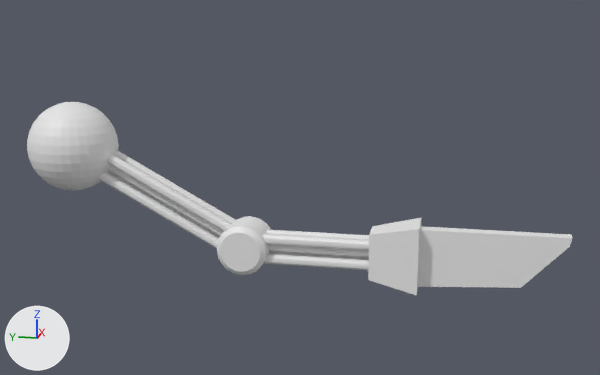
A saved change to the Blender file BlendFiles/swordArm1.blend.
One viewpoint serves both versions: a camera (50 mm lens) standing at (-18.85, -0.86, 7.73) and looking at (0.04, 2.92, 3.01). Lighting does not change. The marker at lower left points along +X, +Y and +Z.

The first picture shows 'Blade', 'Forearm', 'Forearm.001', 'Forearm.002', 'Forearm.004', 'Holder', 'Joint', 'Shoulder', 'Upperarm', 'Upperarm.001', 'Upperarm.002', 'Upperarm.003', 'Upperarm.004'.
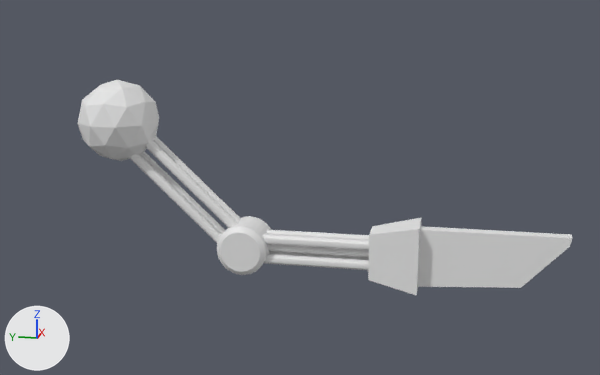
Where the change shows, as pixel boxes [x1, y1, x2, y2] in the pictures (600 x 375 px):
'Shoulder', deleted
    before: [27, 102, 119, 190]
'Icosphere', added
    after: [77, 80, 159, 161]
'Upperarm', moved, turned
    before: [107, 154, 233, 231]
    after: [145, 139, 238, 228]
'Upperarm.002', moved, turned
    before: [99, 172, 219, 248]
    after: [130, 154, 222, 243]
'Upperarm.001', moved, turned
    before: [116, 151, 237, 224]
    after: [154, 136, 242, 222]
'Upperarm.003', moved, turned
    before: [108, 172, 220, 238]
    after: [140, 151, 225, 234]
'Upperarm.004', deleted
    before: [109, 165, 224, 236]

Edits to the bpy script that builds the scene:
```text
Add me_icosphere:
    me_icosphere.from_pydata(...)  # an icosphere of 80 faces spanning x -0.95..0.95, y -1.0..1.0, z -1.0..1.0
Change ob_upperarm:
    ob_upperarm.location: (-0.2, 6.23, 2.83) -> (-0.19, 5.77, 3.22)
    ob_upperarm.rotation_euler: (-1.077, 0.0, 0.0) -> (-0.822, 0.0437, 0.0256)  # degrees (-62, 0, 0) -> degrees (-47, 2.5, 1.5)
Change ob_upperarm_001:
    ob_upperarm_001.location: (0.2, 6.23, 2.83) -> (0.21, 5.78, 3.2)
    ob_upperarm_001.rotation_euler: (-1.077, 0.0, 0.0) -> (-0.822, 0.0437, 0.0256)  # degrees (-62, 0, 0) -> degrees (-47, 2.5, 1.5)
Change ob_upperarm_002:
    ob_upperarm_002.location: (-0.2, 6.46, 2.4) -> (-0.21, 6.11, 2.86)
    ob_upperarm_002.rotation_euler: (-1.077, 0.0, 0.0) -> (-0.822, 0.0437, 0.0256)  # degrees (-62, 0, 0) -> degrees (-47, 2.5, 1.5)
Change ob_upperarm_003:
    ob_upperarm_003.location: (0.2, 6.46, 2.39) -> (0.19, 6.12, 2.84)
    ob_upperarm_003.rotation_euler: (-1.077, 0.0, 0.0) -> (-0.822, 0.0437, 0.0256)  # degrees (-62, 0, 0) -> degrees (-47, 2.5, 1.5)
Remove ob_upperarm_004:
    ob_upperarm_004 = bpy.data.objects.new('Upperarm.004', me_cylinder_010)
    ob_upperarm_004.location = (0.0, 6.33, 2.6)
    ob_upperarm_004.rotation_euler = (2.064, 0.0, 0.0)  # degrees (118, 0, 0)
    ob_upperarm_004.scale = (0.479, 0.479, 2.02)
Remove ob_shoulder:
    ob_shoulder = bpy.data.objects.new('Shoulder', me_sphere)
    ob_shoulder.location = (0.0, 8.65, 3.8)
Add ob_icosphere:
    ob_icosphere = bpy.data.objects.new('Icosphere', me_icosphere)
    ob_icosphere.location = (0.0, 7.4, 4.48)
```
